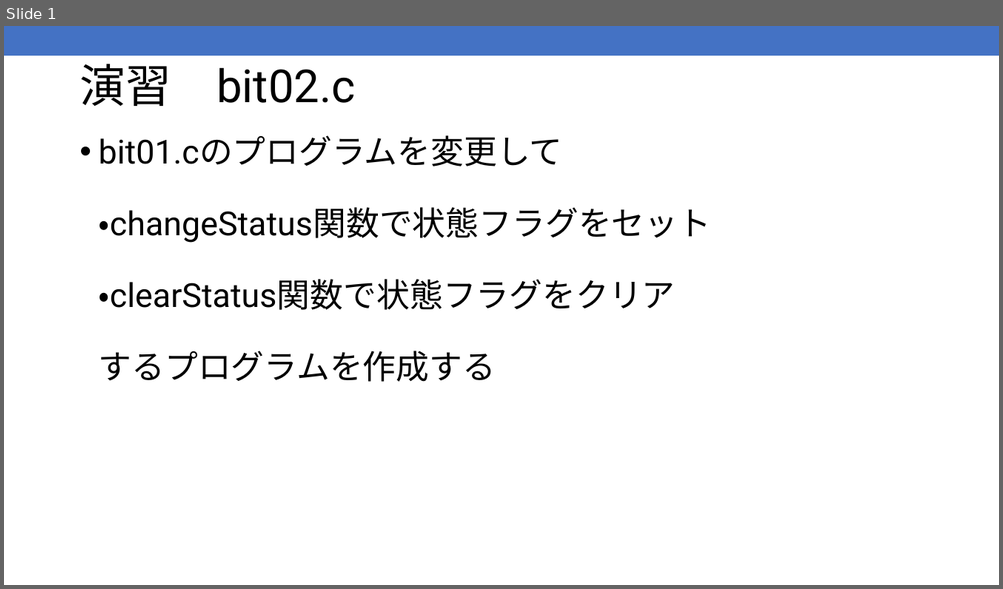
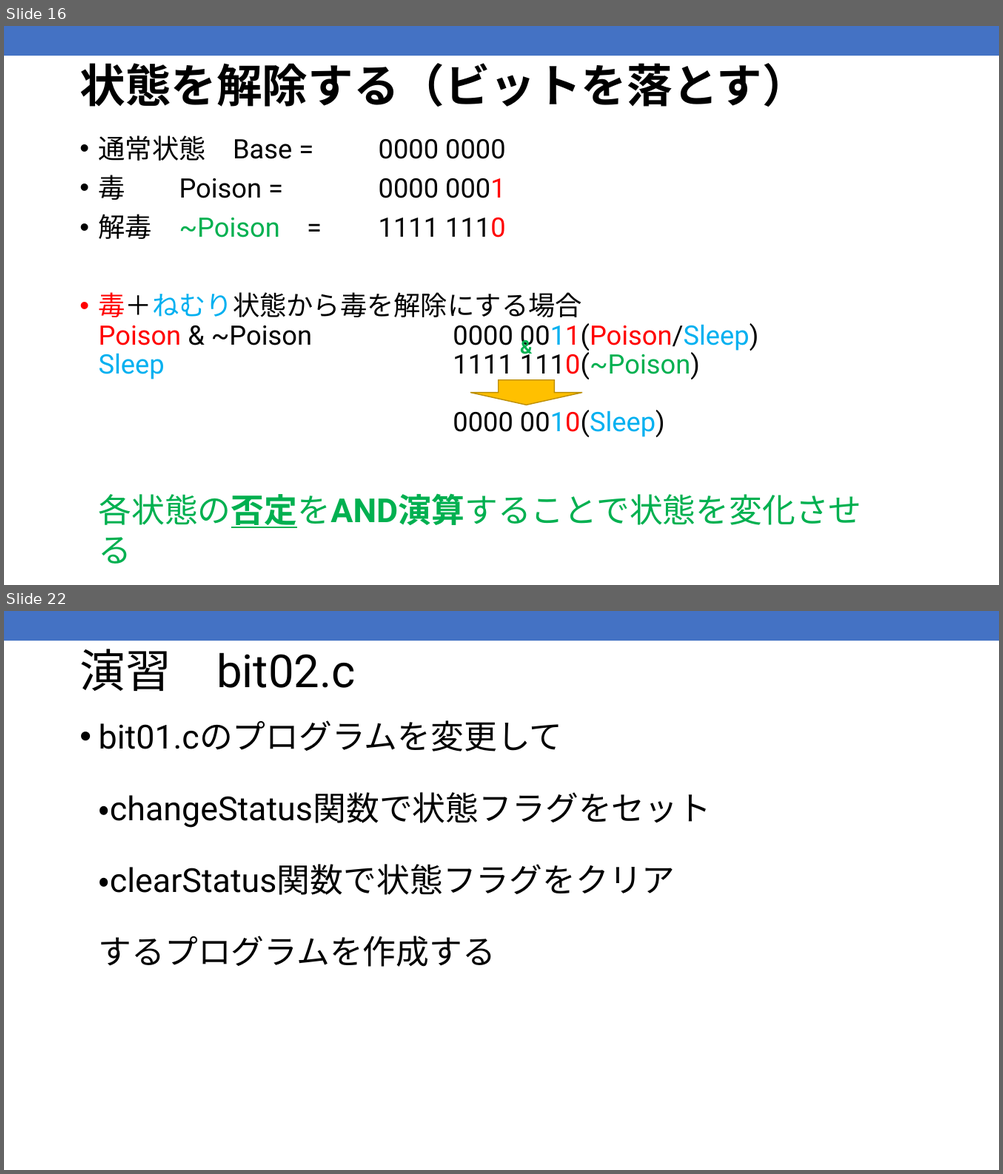
Before and after one commit to kic-murata/cpp2025, a slide deck: 授業資料/演習問題：ビット処理2025案.pptx. Shown one above the other, each under a label of ours: slide 1 before the commit, slides 16 and 22 after it; the slides between them are not shown. The pictures are 1003x589 and 1003x1174 pixels, drawn with LibreOffice and Linux fonts; fonts in the diff are those of the drawing. Boxes give left, top, right and bottom in pixels: in the first picture for what was removed or moved away, otherwise in the second. Text is boxed around its words. In the diff, an @@ line names an element or a change of style, - is before the commit and + after.

```diff
--- a/授業資料/演習問題：ビット処理2025案.pptx
+++ b/授業資料/演習問題：ビット処理2025案.pptx
@@ slide 16 added at box(4, 26, 999, 585), background #FFFFFF; not listed: 1 template element that a slide beside it also shows @@
@@ title added at box(79, 63, 808, 107), 44 pt, text #000000, bold @@
+状態を解除する（ビットを落とす）
@@ text added at box(99, 136, 759, 437), 25.9 pt, text #000000 @@
+• 通常状態 Base = 0000 0000
+• 毒 Poison = 0000 0001
+• 解毒 ~Poison = 1111 1110
+• 毒＋ねむり状態から毒を解除にする場合
+  Poison & ~Poison 0000 0011(Poison/Sleep)
+  Sleep 1111 1110(~Poison)
+  0000 0010(Sleep)
@@ text added at box(513, 332, 540, 362), 18 pt, text #00B050, bold @@
+&
@@ down arrow added at box(470, 380, 582, 405), fill #FFC000, outline #BD8E00 1 pt @@
@@ text added at box(98, 494, 861, 528), 32 pt, text #00B050 @@
+各状態の否定をAND演算することで状態を変化させる
@@ what was slide 1 is now slide 22 @@
```
Also in this commit, not shown: 1 slide changed, 20 other slides added, 2 other files.
